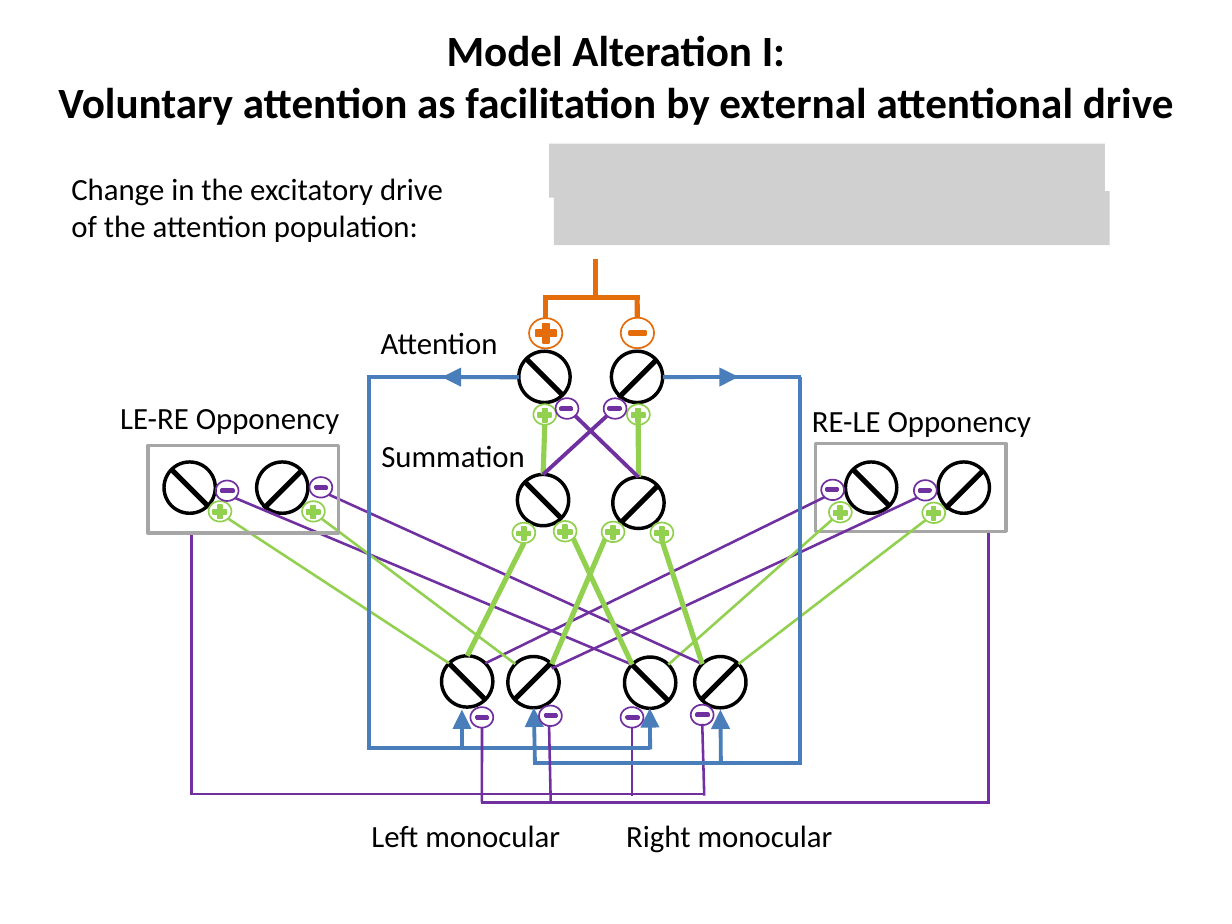
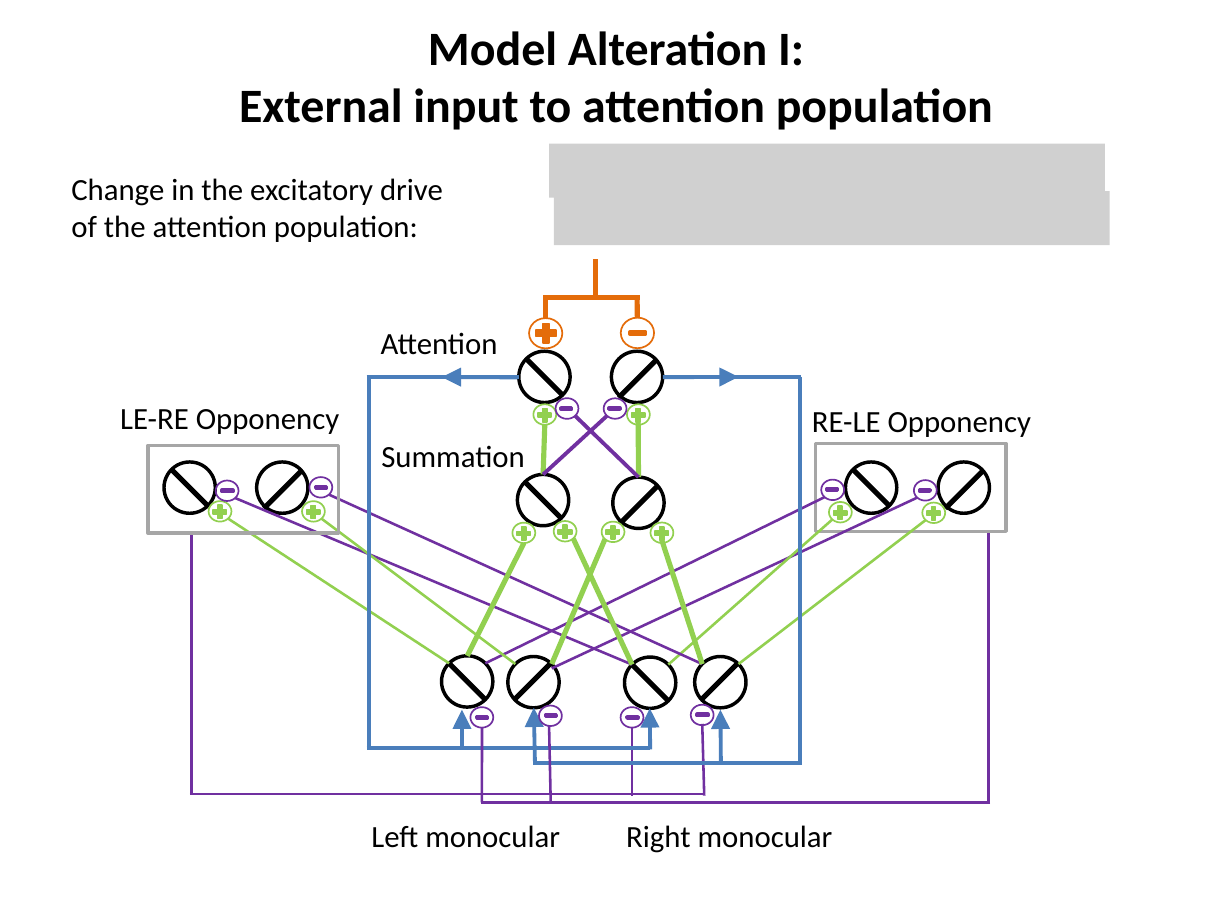
Before and after one commit to LukasNeugebauer/neuromatch_project, a slide deck: slide 6 of AttentionInBinocularRivalry_Project.pptx. Drawn at 1232x924 pixels with LibreOffice and Linux fonts; fonts in the diff are those of the drawing; grey boxes stand for pictures. Boxes give left, top, right and bottom in pixels: in the first picture for what was removed or moved away, otherwise in the second. Text is boxed around its words. In the diff, an @@ line names an element or a change of style, - is before the commit and + after.

```diff
--- a/AttentionInBinocularRivalry_Project.pptx
+++ b/AttentionInBinocularRivalry_Project.pptx
@@ title at [239, 31, 993, 130]: text changed; size 25.2 to 28 pt @@
-Model Alteration I:
-Voluntary attention as facilitation by external attentional drive
+Model Alteration I:
+External input to attention population
```
Also in this commit, not shown: 5 other slides changed, 3 slides added, 2 slides removed.
